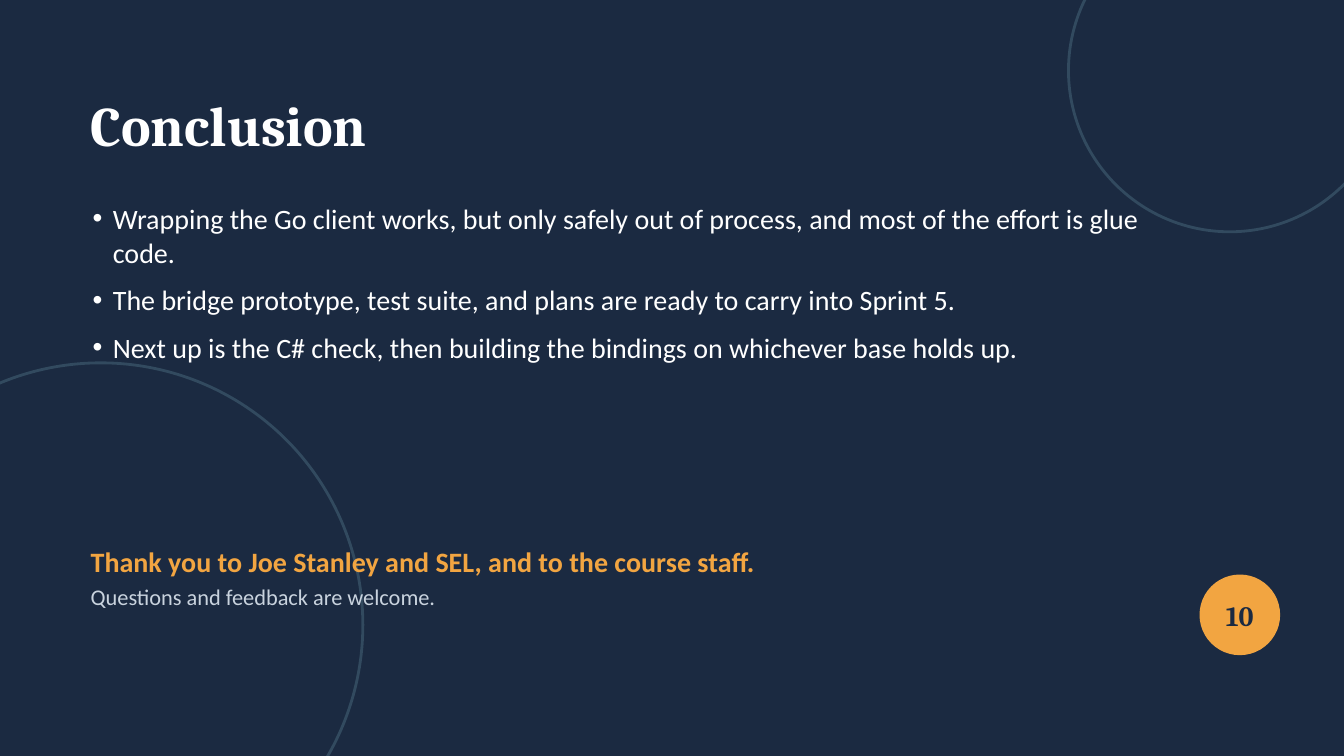
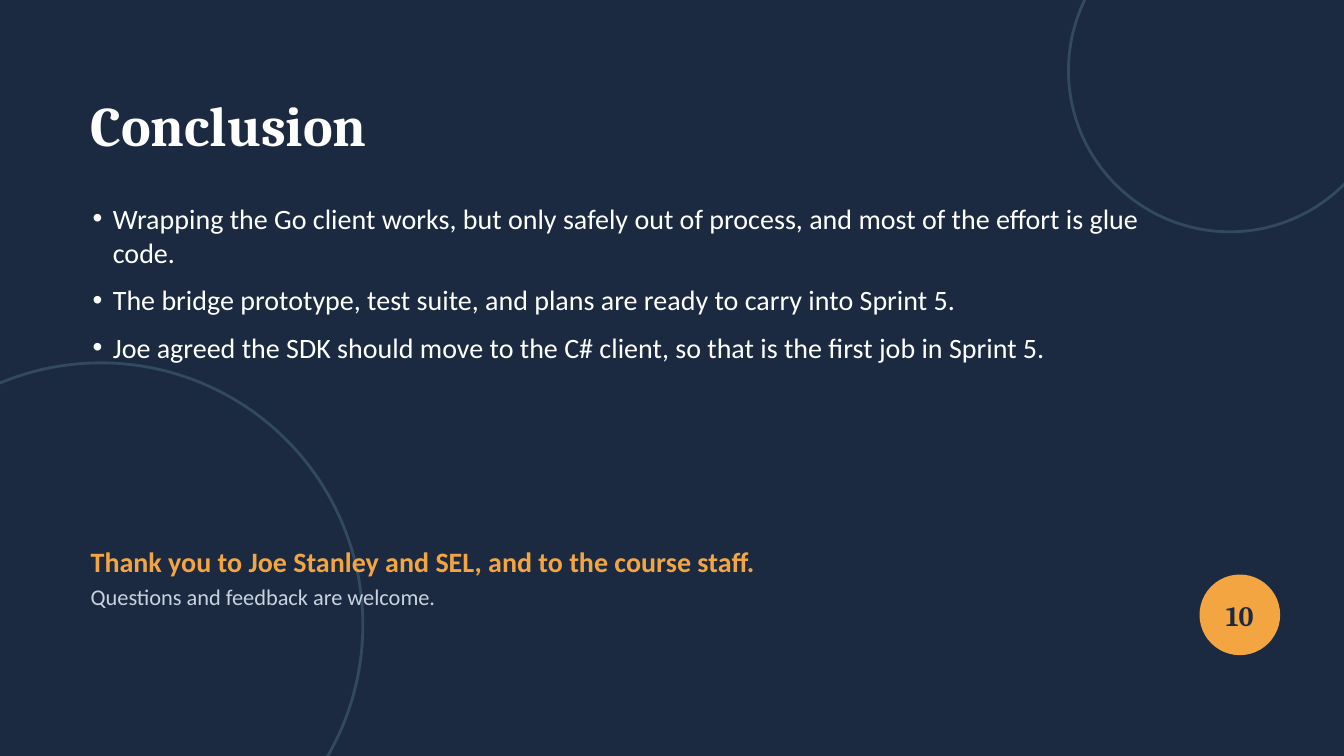
Before and after one commit to calebh13/sel-blueframe-sdk, a slide deck: slide 13 of Sprints/Sprint_4/Sprint 4 Presentation.pptx (slide 19 before the commit). Drawn at 1344x756 pixels with LibreOffice and Linux fonts; fonts in the diff are those of the drawing. Boxes give left, top, right and bottom in pixels: in the first picture for what was removed or moved away, otherwise in the second. Text is boxed around its words. In the diff, an @@ line names an element or a change of style, - is before the commit and + after.

Commit message:
Prototype overview, client feedback, and shorter feature section in slides

```diff
--- a/Sprints/Sprint_4/Sprint 4 Presentation.pptx
+++ b/Sprints/Sprint_4/Sprint 4 Presentation.pptx
@@ text at <box>113,338,1044,363</box>: text changed @@
-• Next up is the C# check, then building the bindings on whichever base holds up.
+• Joe agreed the SDK should move to the C# client, so that is the first job in Sprint 5.
```
Also in this commit, not shown: 5 other slides changed, 2 slides added, 8 slides removed, 8 other files.
